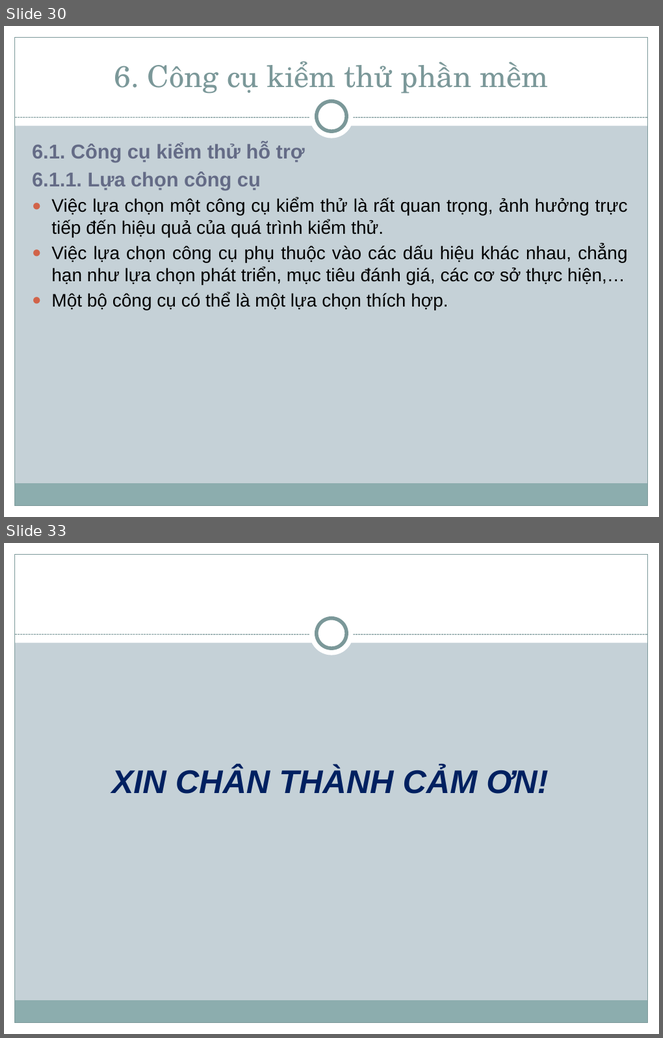
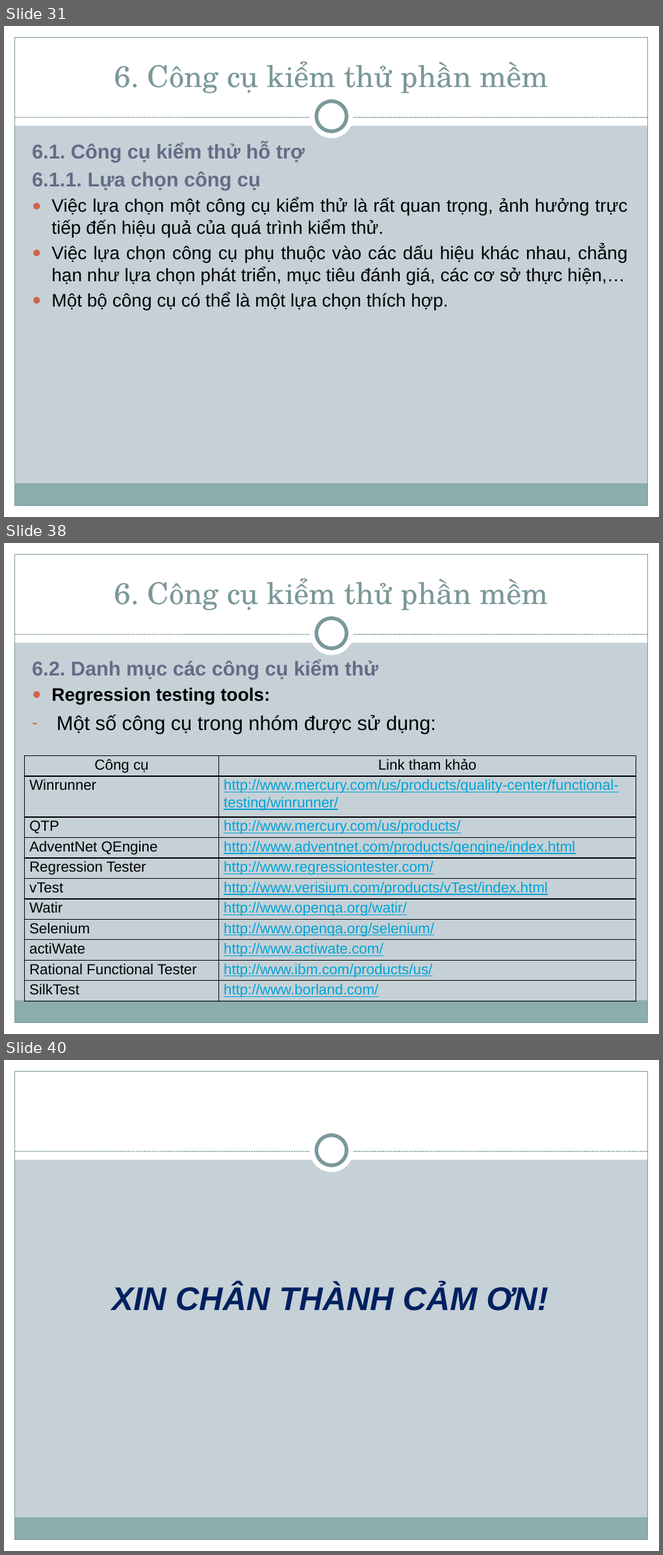
Before and after one commit to nguyenhoainam0612/congnghephanmem, a slide deck: Group 4 - Chapter 4 - Software Testing/Group4_Chapter4_Sofware Testing.pptx. Shown one above the other, each under a label of ours: slides 30 and 33 before the commit, slides 31, 38 and 40 after it; the slides between them are not shown. The pictures are 663x1038 and 663x1555 pixels, drawn with LibreOffice and Linux fonts; fonts in the diff are those of the drawing. Boxes give left, top, right and bottom in pixels: in the first picture for what was removed or moved away, otherwise in the second. Text is boxed around its words. In the diff, an @@ line names an element or a change of style, - is before the commit and + after.

```diff
--- a/Group 4 - Chapter 4 - Software Testing/Group4_Chapter4_Sofware Testing.pptx
+++ b/Group 4 - Chapter 4 - Software Testing/Group4_Chapter4_Sofware Testing.pptx
@@ slide 38 added at <box>4,543,659,1034</box>, background #C5D1D7; not listed: 9 template elements that a slide beside it also shows @@
@@ title added at <box>114,578,548,611</box>, 33 pt, text #7C999A @@
+6. Công cụ kiểm thử phần mềm
@@ text added at <box>32,659,436,734</box>, 22 pt, text #000000, bold @@
+  6.2. Danh mục các công cụ kiểm thử
+  ● Regression testing tools:
+  – Một số công cụ trong nhóm được sử dụng:
@@ table added at <box>24,756,636,1002</box>, 11 rows, 2 columns @@
+Công cụ | Link tham khảo
+Winrunner | http://www.mercury.com/us/products/quality-center/functional-testing/winrunner/
+QTP | http://www.mercury.com/us/products/
+AdventNet QEngine | http://www.adventnet.com/products/qengine/index.html
+Regression Tester | http://www.regressiontester.com/
+vTest | http://www.verisium.com/products/vTest/index.html
+Watir | http://www.openqa.org/watir/
+Selenium | http://www.openqa.org/selenium/
+actiWate | http://www.actiwate.com/
+Rational Functional Tester | http://www.ibm.com/products/us/
+SilkTest | http://www.borland.com/
@@ what was slide 30 is now slide 31 @@
@@ what was slide 33 is now slide 40 @@
```
Also in this commit, not shown: 3 slides changed, 6 other slides added.
